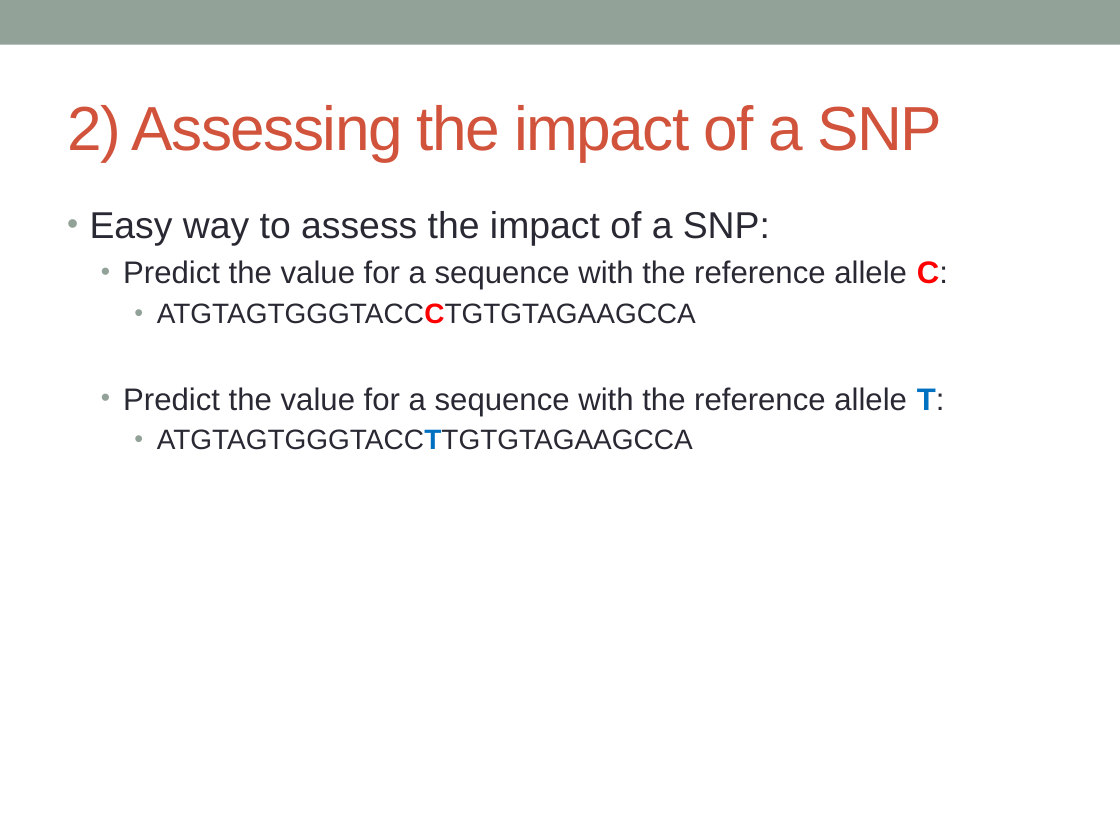
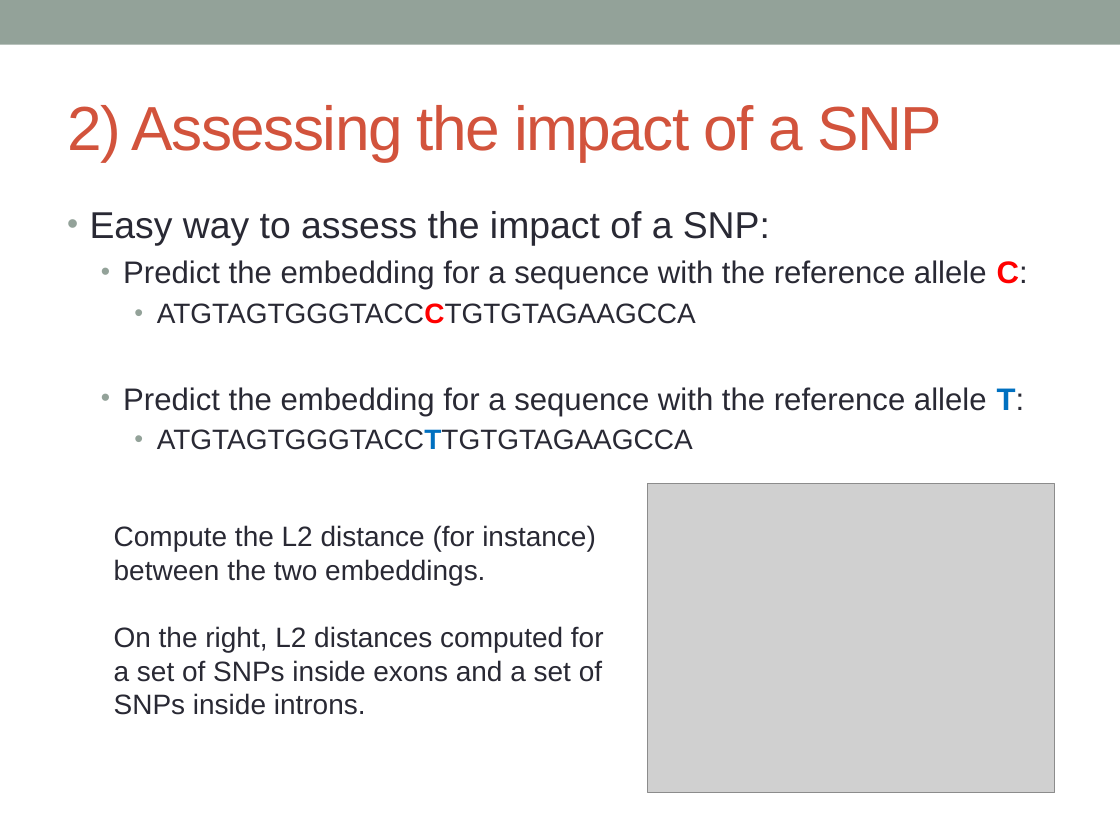
Before and after one commit to raphaelmourad/LLM-for-genomics-training, a slide deck: slide 30 of CM_llm_genomics.pptx (slide 27 before the commit). Drawn at 1120x840 pixels with LibreOffice and Linux fonts; fonts in the diff are those of the drawing; grey boxes stand for pictures. Boxes give left, top, right and bottom in pixels: in the first picture for what was removed or moved away, otherwise in the second. Text is boxed around its words. In the diff, an @@ line names an element or a change of style, - is before the commit and + after.

```diff
--- a/CM_llm_genomics.pptx
+++ b/CM_llm_genomics.pptx
@@ text at bbox=[123, 260, 1028, 290]: text changed @@
-  • Predict the value for a sequence with the reference allele C:
+  • Predict the embedding for a sequence with the reference allele C:
@@ text at bbox=[123, 387, 1025, 416]: text changed @@
-  • Predict the value for a sequence with the reference allele T:
+  • Predict the embedding for a sequence with the reference allele T:
@@ picture added at bbox=[647, 484, 1054, 793] @@
@@ text added at bbox=[114, 525, 604, 715], 18 pt, text #292934 @@
+Compute the L2 distance (for instance) between the two embeddings.
+On the right, L2 distances computed for a set of SNPs inside exons and a set of SNPs inside introns.
```
Also in this commit, not shown: 7 other slides changed, 6 slides added, 1 other file.
